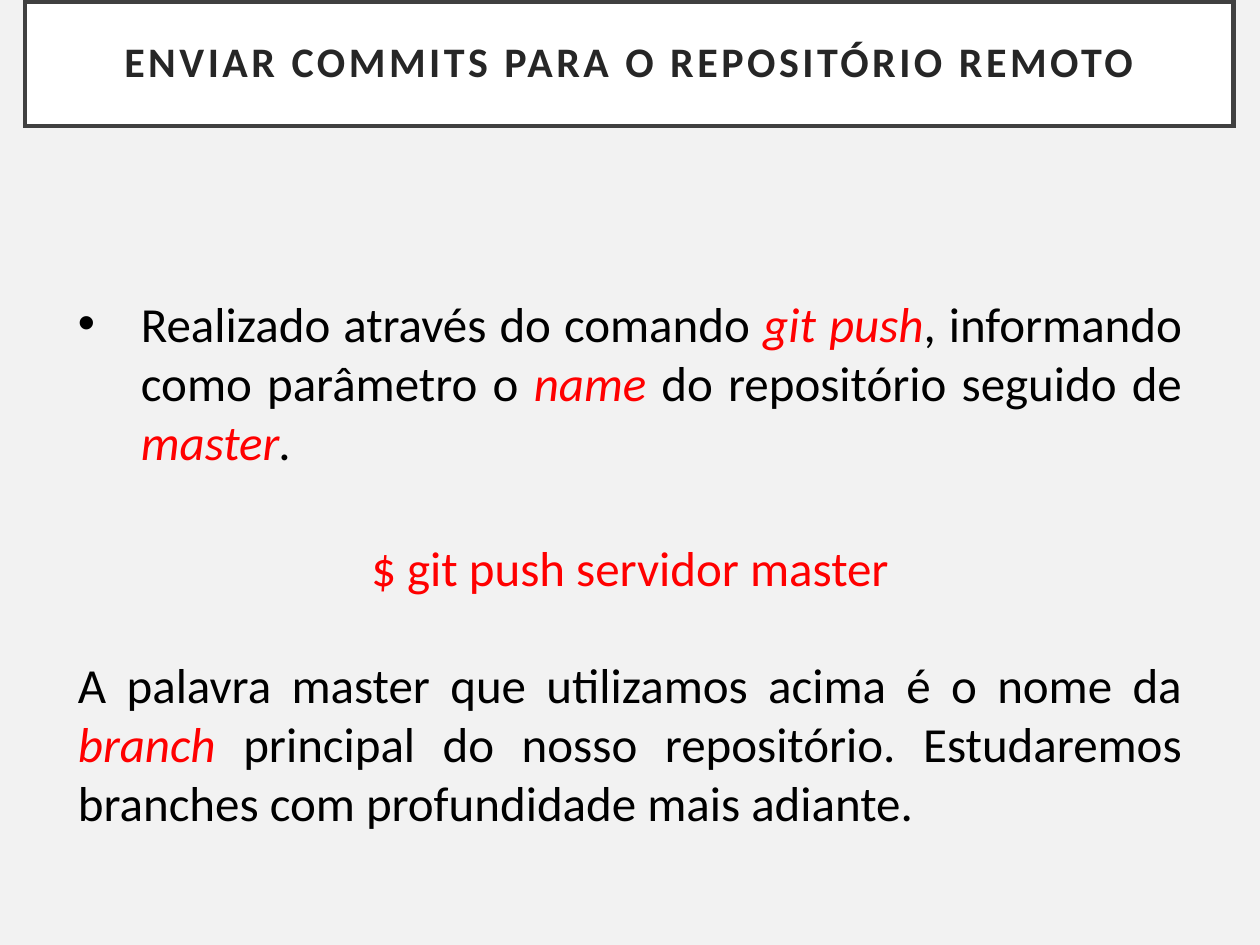
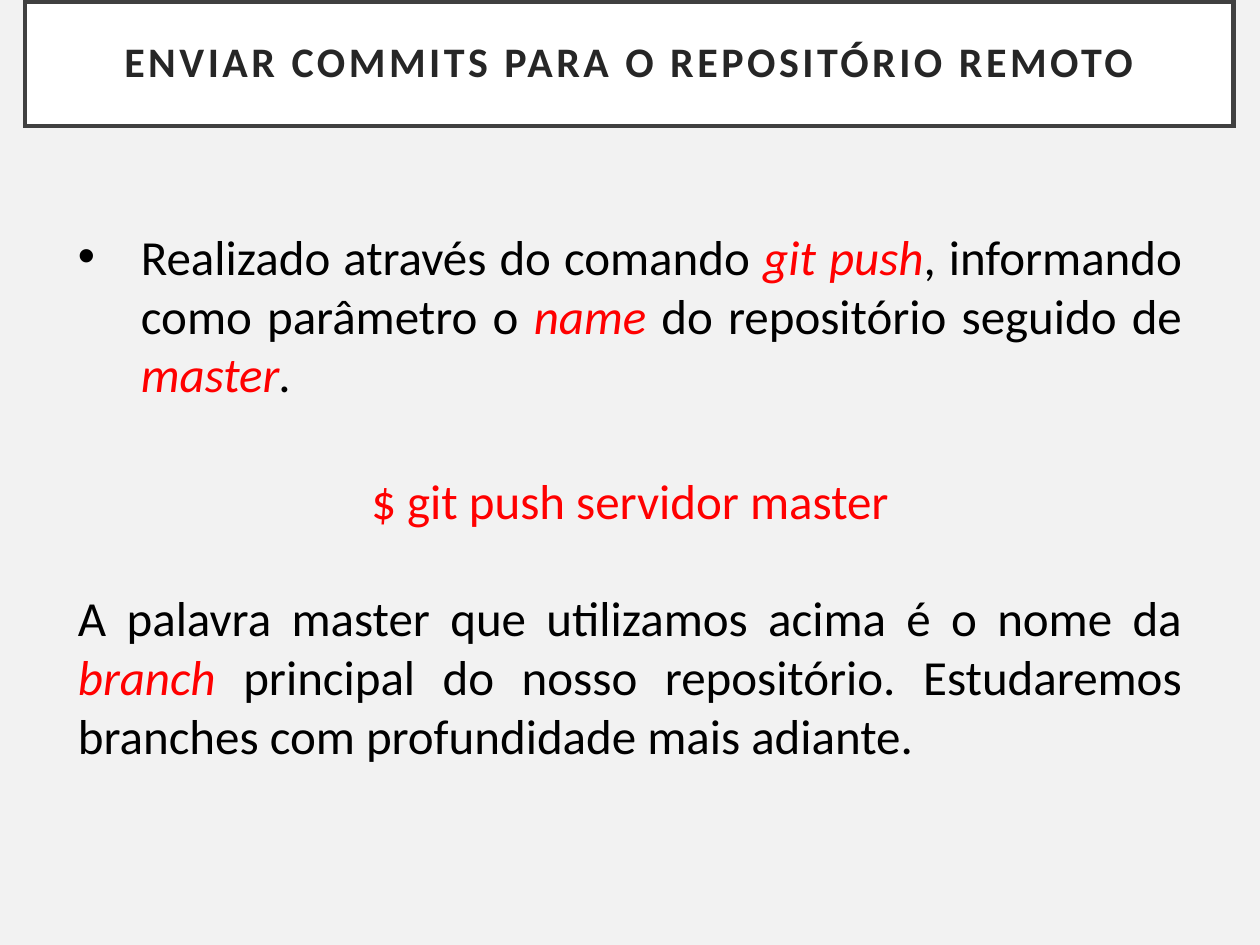
Before and after one commit to Paulo-UNIRON/aula_git_2020.2, a slide deck: slide 14 of Controlando versões com Git e Github - Capítulo IV.pptx. Drawn at 1260x945 pixels with LibreOffice and Linux fonts; fonts in the diff are those of the drawing. Boxes give left, top, right and bottom in pixels: in the first picture for what was removed or moved away, otherwise in the second. Text is boxed around its words. In the diff, an @@ line names an element or a change of style, - is before the commit and + after.

```diff
--- a/Controlando versões com Git e Github - Capítulo IV.pptx
+++ b/Controlando versões com Git e Github - Capítulo IV.pptx
@@ text "Realizado através do comando git ...": place and size @@
-text "Realizado através do comando git ..." at (78,308,1182,829)
+text "Realizado através do comando git ..." at (78,241,1182,762)
```
Also in this commit, not shown: 7 other slides changed, 1 other file.
